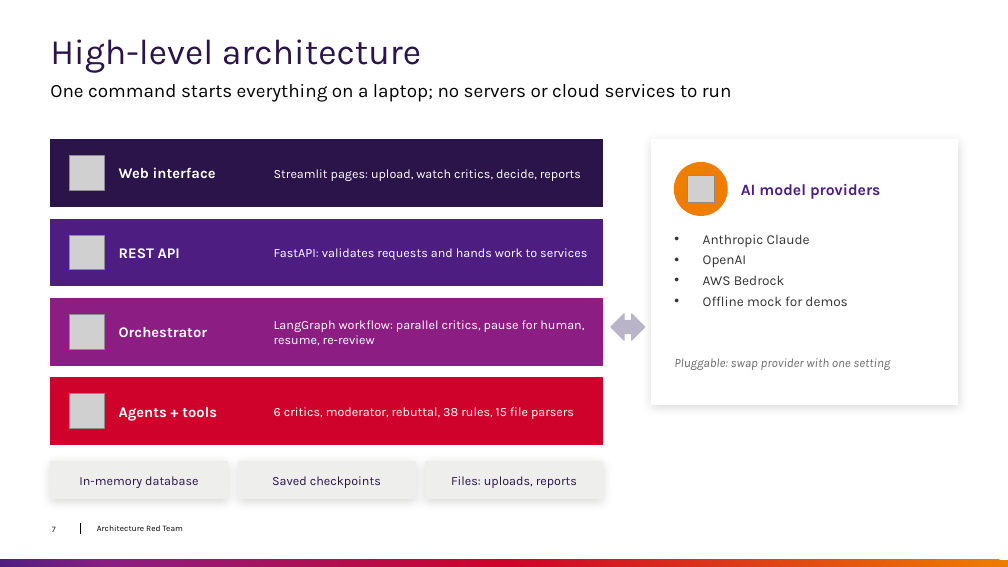
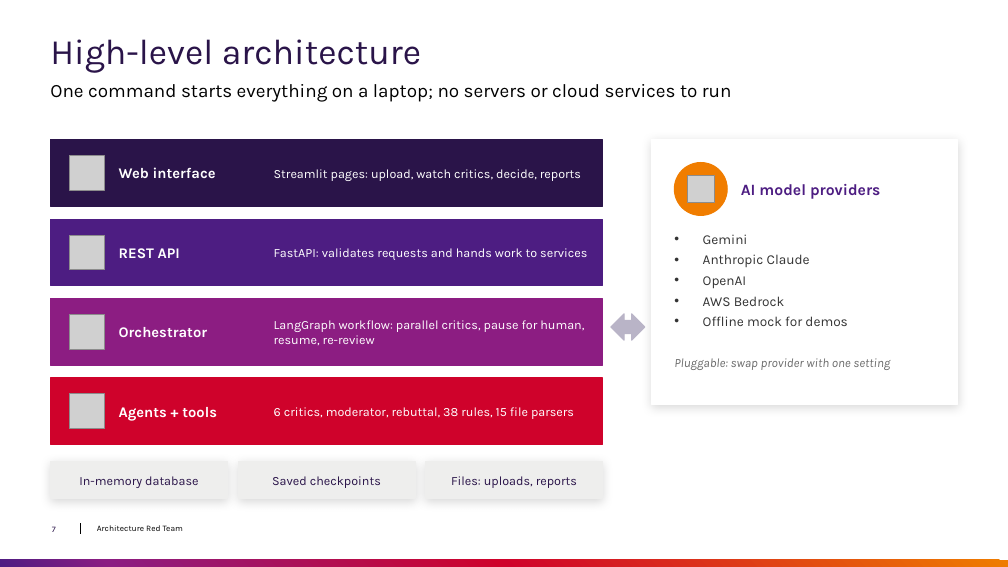
Before and after one commit to rahulv84/architecture-red-team, a slide deck: slide 7 of docs/Architecture-Red-Team-Overview.pptx. Drawn at 1008x567 pixels with LibreOffice and Linux fonts; fonts in the diff are those of the drawing; grey boxes stand for pictures; background and template pictures are left out. Boxes give left, top, right and bottom in pixels: in the first picture for what was removed or moved away, otherwise in the second. Text is boxed around its words. In the diff, an @@ line names an element or a change of style, - is before the commit and + after.

```diff
--- a/docs/Architecture-Red-Team-Overview.pptx
+++ b/docs/Architecture-Red-Team-Overview.pptx
@@ text at bbox=[703, 234, 748, 244]: paragraph added @@
+• Gemini
```
Also in this commit, not shown: 1 other file.
